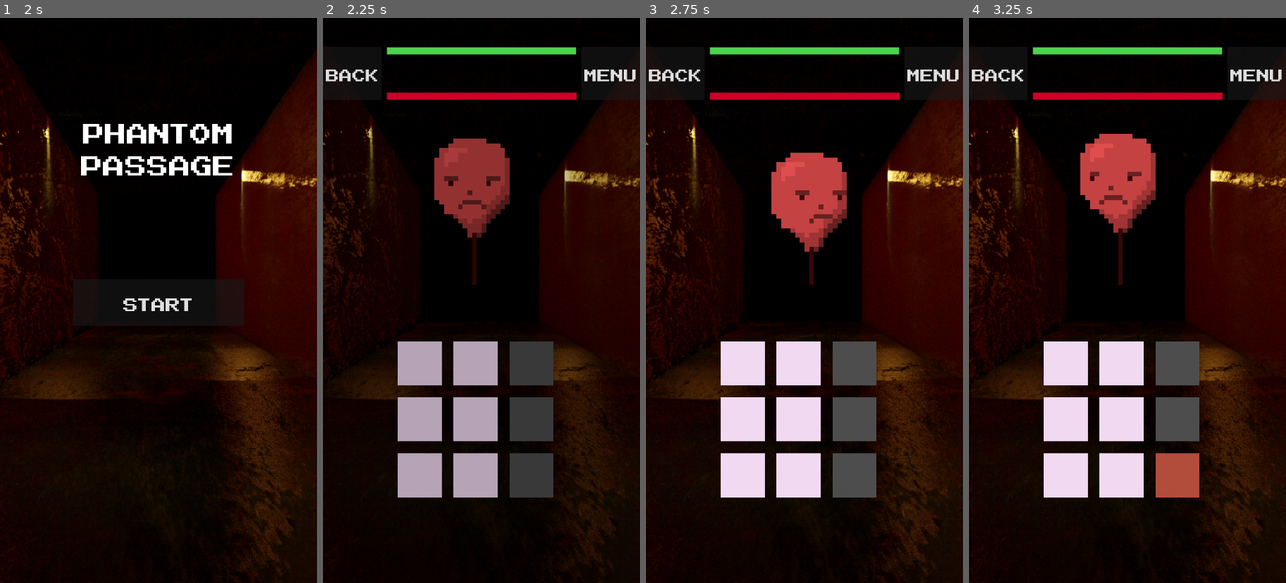
Above: before the commit, frames 1-4 (left to right).
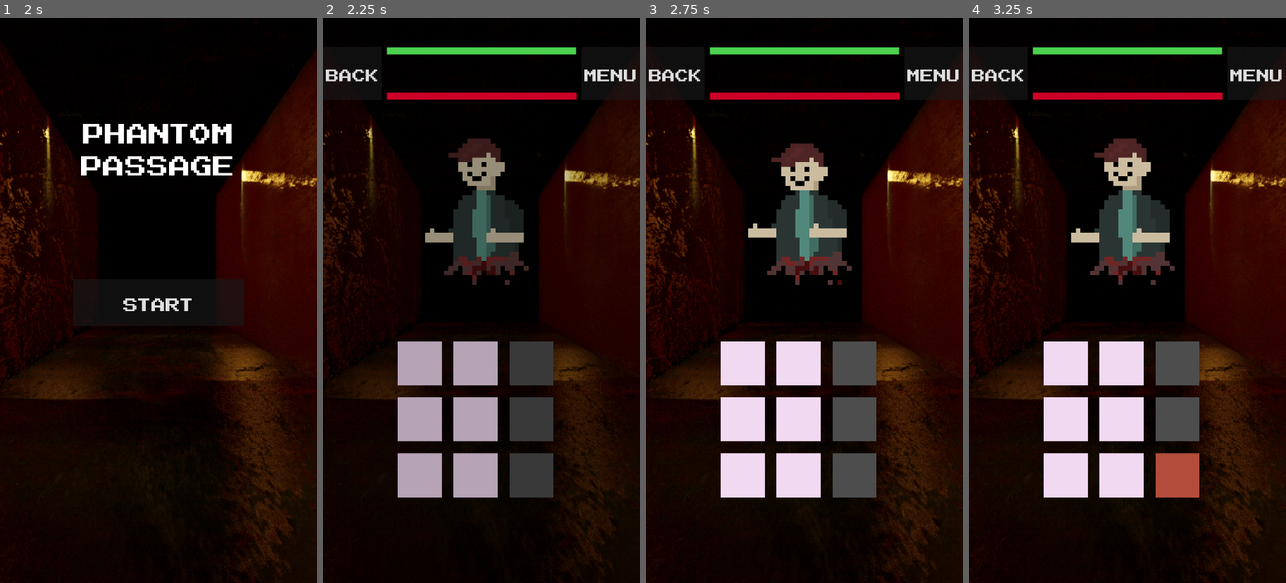
Above: after the commit, the same moments.

Repository: numberpup/phantom-passage
Game: Godot game, scene res://Scenes/UI/SplashScreen.tscn
Two runs of this game, one before a commit and one after it. Both use one fixed random seed, a clock stepped at 60 frames per second and the inputs below.
Inputs (mouse positions are in pixels of both pictures, inside the frame that each line leads up to):
- Up to frame 1 (2 s): move the mouse to (228, 272) at 0.52 s; click (228, 272) at 0.67 s; drag from (95, 328) to (142, 413) at 1.27 s
- Up to frame 2 (2.25 s): click "START" at 2 s
- Up to frame 3 (2.75 s): no input
- Up to frame 4 (3.25 s): move the mouse to (1159, 176) at 2.77 s; click (1159, 176) at 2.92 s

Frame 1 is identical in both runs. In frame 2, 5.5% of the frame differs, in the area x 32-65%, y 21-48%; in frame 3, 5.1%; in frame 4, 5.6%, in the area x 32-65%, y 20-48%.

Commit message:
Dynamic encounter fetching
Now dynamically generates enemies based on encounter data stored in encounter table

Diff:
--- /dev/null
+++ b/Scripts/DataProcessors/EncounterTable.gd
@@ -0,0 +1,43 @@
+extends Node
+
+
+
+var floors = [
+	#empty
+	[],
+		#floor 1
+	[
+		#empty
+		[],
+		#level 1
+		[
+			#empty encounter
+			"",
+			#encounter 1
+			"nice_torso",
+			#encounter 2
+			"suspicious_balloon",
+			#encounter 3
+			"red_guy",
+			# temporary 4th encounter
+			"funky_beetle"
+		],
+		#level 2,
+		[],
+		#etc
+	],
+	#floor 2,
+	[],
+	#etc
+	]
+
+# Called when the node enters the scene tree for the first time.
+func _ready() -> void:
+	pass # Replace with function body.
+
+func _generate_encounters(seed: int) -> void:
+	pass
+
+# Called every frame. 'delta' is the elapsed time since the previous frame.
+func _process(delta: float) -> void:
+	pass
--- a/Scripts/DataProcessors/TurnHandler.gd
+++ /dev/null
@@ -1,11 +0,0 @@
-extends Node
-
-
-# Called when the node enters the scene tree for the first time.
-func _ready() -> void:
-	pass # Replace with function body.
-
-
-# Called every frame. 'delta' is the elapsed time since the previous frame.
-func _process(delta: float) -> void:
-	pass
--- a/Scripts/level_screen.gd
+++ b/Scripts/level_screen.gd
@@ -6,9 +6,15 @@
 @onready var enemy_container = $EnemyContainer
 @onready var game_board = $MarginContainer/GameBoard  # Corrected path to GameBoard
 
+var encounter_table
+var current_enemy
+var current_encounter = 0
+
 var is_player_turn = true
 
 func _ready() -> void:
+	encounter_table = preload("res://Scripts/DataProcessors/EncounterTable.gd").new()
+	progress_encounter()
 	$SceneTransition/ColorRect.color.a = 255
 	$SceneTransition/AnimationPlayer.play("fade_out")
 
@@ -16,10 +22,6 @@
 	connect_board_clear_signal()  # Connect the board clear signal
 
 	instantiate_enemy()
-
-	#$GameBoard.connect("turn_start", Callable(self, "_on_player_turn_start"))
-
-
 
 # Connect `board_clear` to all relevant methods
 func connect_board_clear_signal() -> void:
@@ -40,14 +42,7 @@
 	enemy_scene = preload("res://Scenes/Enemies/EnemyShell.tscn")
 	var enemy_instance = enemy_scene.instantiate()
 
-	if randi() % (4) == 0:  # Randomly choose an enemy
-		enemy_instance._setup("red_guy", "enemy")
-	elif randi() % (4) == 1:
-		enemy_instance._setup("suspicious_balloon", "enemy")
-	elif randi() % (4) == 2:
-		enemy_instance._setup("funky_beetle", "enemy")
-	else:
-		enemy_instance._setup("nice_torso", "enemy")
+	enemy_instance._setup(current_enemy, "enemy")
 
 		# Center the enemy manually
 	var container_center = enemy_container.size / 2
@@ -76,6 +71,7 @@
 # Signal handler for enemy death
 func _on_enemy_died() -> void:
 	print("Enemy died. Instantiating a new one...")
+	progress_encounter()
 	instantiate_enemy()
 
 
@@ -108,6 +104,13 @@
 	var infoBar = $InfoBar
 	infoBar.update_player_health()
 
+func progress_encounter() -> void:
+	current_encounter = current_encounter + 1
+	if current_encounter > 4:
+		current_encounter = 1
+	current_enemy = encounter_table.floors[1][1][current_encounter]
+	print (current_enemy)
+
 # WILL POPULATE ONCE LEVELS AND PROGRESSION ARE IMPLEMENTED
 func _level_complete() -> void:
 	pass
